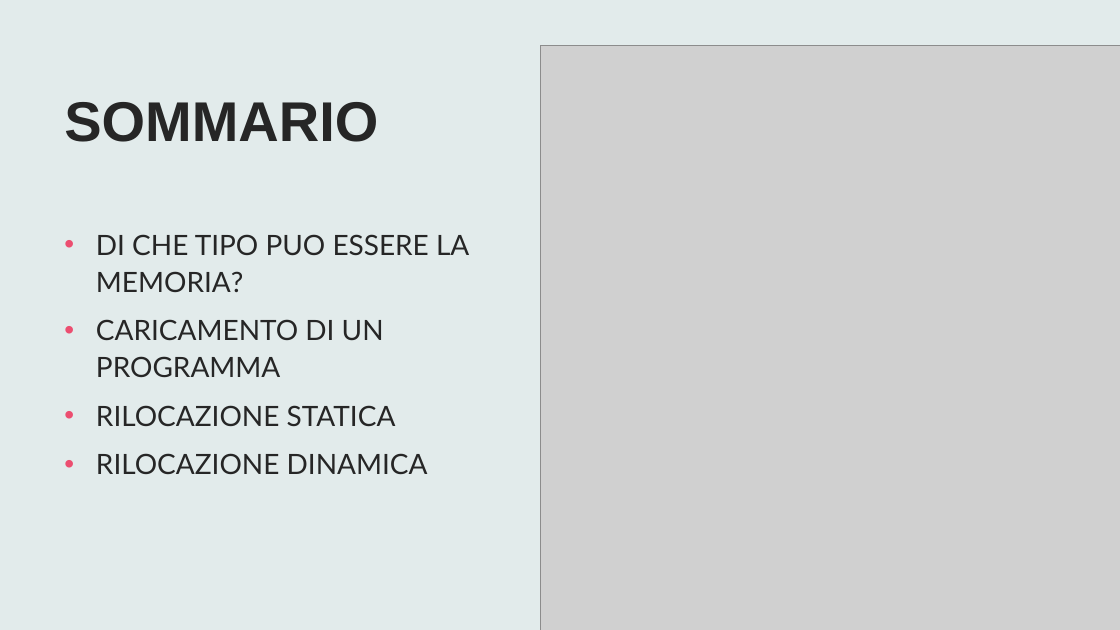
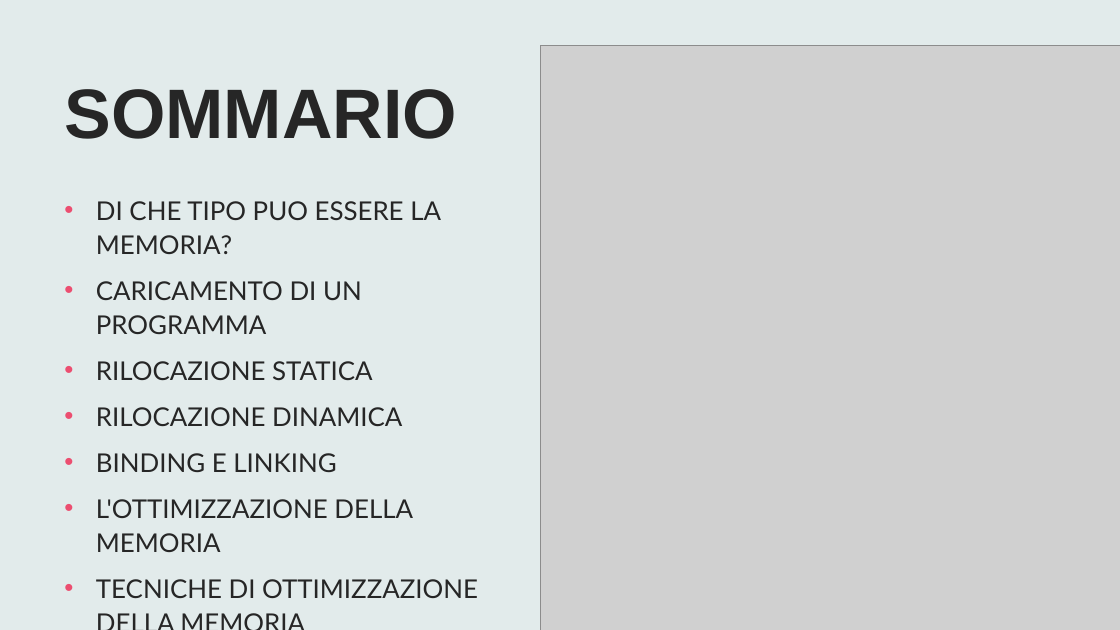
Before and after one commit to michelesantomauroitigeo/repositoryTPSIT2526, a slide deck: slide 2 of SANSONE VITO/02_sansoneVito.pptx. Drawn at 1120x630 pixels with LibreOffice and Linux fonts; fonts in the diff are those of the drawing; grey boxes stand for pictures. Boxes give left, top, right and bottom in pixels: in the first picture for what was removed or moved away, otherwise in the second. Text is boxed around its words. In the diff, an @@ line names an element or a change of style, - is before the commit and + after.

```diff
--- a/SANSONE VITO/02_sansoneVito.pptx
+++ b/SANSONE VITO/02_sansoneVito.pptx
@@ title "SOMMARIO" at bbox=[64, 89, 457, 139]: size 48 to 60 pt @@
@@ text "DI CHE TIPO PUO ESSERE ...": place and size @@
-text "DI CHE TIPO PUO ESSERE ..." at bbox=[96, 234, 469, 474]
+text "DI CHE TIPO PUO ESSERE ..." at bbox=[96, 201, 478, 598]
@@ text at bbox=[96, 201, 441, 426]: size 24 to 22.2 pt in "DI CHE TIPO PUO ESSERE LA MEMORIA?", "CARICAMENTO DI UN PROGRAMMA", "RILOCAZIONE STATICA", "RILOCAZIONE DINAMICA" @@
@@ text at bbox=[96, 453, 478, 598]: paragraphs added @@
+• BINDING E LINKING
+• L'OTTIMIZZAZIONE DELLA MEMORIA
+• TECNICHE DI OTTIMIZZAZIONE DELLA MEMORIA
```
Also in this commit, not shown: 4 slides added.
